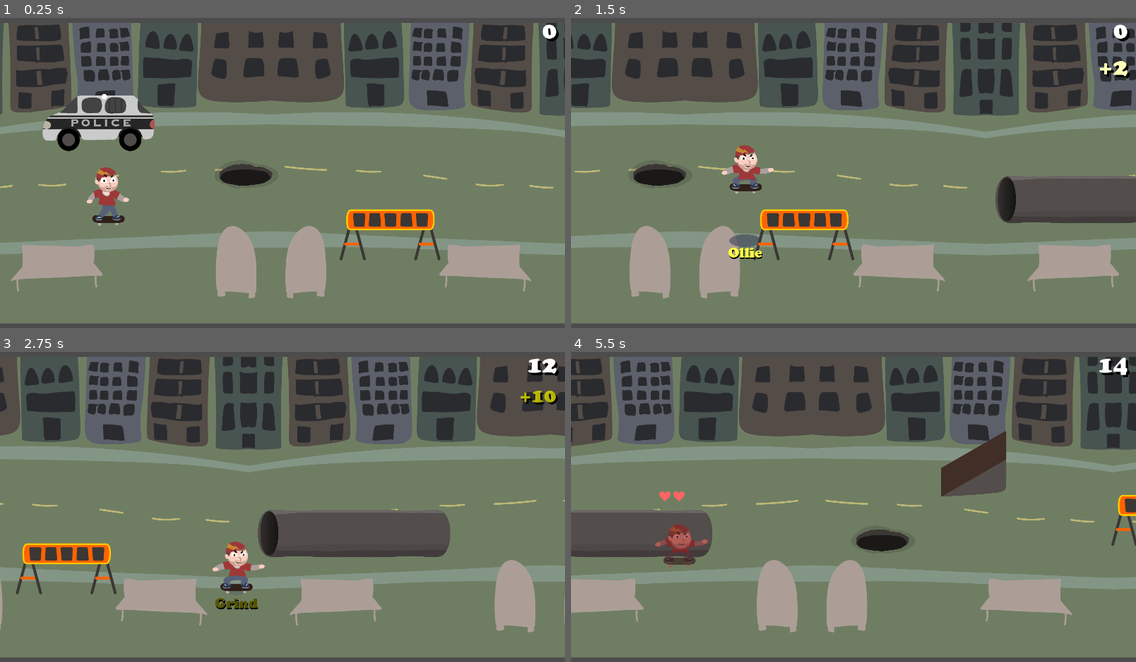
Above: before the commit, frames 1-4 (two rows, left to right).
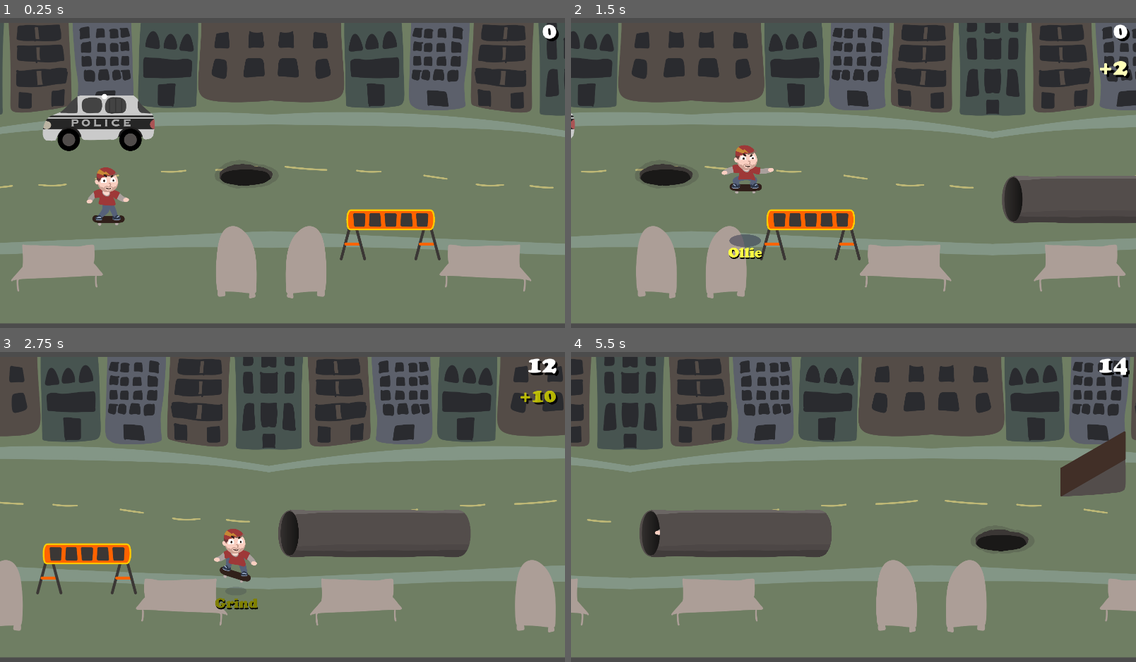
Above: after the commit, the same moments.

Repository: proximadams/The-Radical-Adventures-of-Chris-Pointon
Game: Godot game, scene res://scenes/Level.tscn
The game is run twice, just before and just after one commit, with the same random seed, the same clock (stepped at 60 frames per second) and the same inputs.
Inputs:
- Up to frame 1 (0.25 s): no input
- Up to frame 2 (1.5 s): hold D (move_right) 0.53-1.28 s; hold Down (shift_crouch) 0.53-1.28 s; tap Up (shift_jump) at 0.77 s; hold S (move_down) from 1.28 s (still down); tap Down (shift_crouch) at 1.35 s
- Up to frame 3 (2.75 s): tap Up (shift_jump) at 1.52 s; release S (move_down) at 2.03 s; hold D (move_right) from 2.03 s (still down); hold Down (shift_crouch) from 2.03 s (still down)
- Up to frame 4 (5.5 s): release D (move_right) at 2.78 s; release Down (shift_crouch) at 2.78 s; hold W (move_up) 2.78-3.53 s; tap Down (shift_crouch) at 2.85, 4.35 s; tap Up (shift_jump) at 3.02, 3.77, 4.52 s; hold Down (shift_crouch) 3.53-4.28 s; hold A (move_left) 3.53-5.03 s; hold S (move_down) from 5.03 s (still down); hold Down (shift_crouch) from 5.03 s (still down)

The runs differ from the first frame. In frame 1, 0.3% of the frame differs, in the area x 6-93%, y 1-91%; in frame 2, 14%; in frame 3, 24%; in frame 4, 44%, in the area x 0-100%, y 1-91%.

Commit message:
max speed of environment increases

Diff:
--- a/code/Environment.gd
+++ b/code/Environment.gd
@@ -1,14 +1,20 @@
 extends Node2D
 
-const INCREASE_SPEED    := 0.1
-const MAX_SPEED         := 10.0# TODO should speed up by doing tricks
-const MIN_SPEED         := 0.9
-const REDUCE_SPEED_MULT := 0.75
+const BASE_MAX_SPEED             := 2.0
+const RATE_INCREASE_PLAYER_SPEED := 0.1
+const RATE_INCREASE_MAX_SPEED    := 0.003
+const MIN_SPEED                  := 0.9
+const REDUCE_SPEED_MULT          := 0.5
+
+var maxSpeed: float = 2.0
 
 onready var anim: AnimationPlayer = $AnimationPlayer
 
 func _process(delta: float) -> void:
-	anim.playback_speed = min(MAX_SPEED, anim.playback_speed + delta * INCREASE_SPEED)
+	anim.playback_speed = min(maxSpeed, anim.playback_speed + delta * RATE_INCREASE_PLAYER_SPEED)
 
 func slow_down() -> void:
 	anim.playback_speed = max(MIN_SPEED, anim.playback_speed * REDUCE_SPEED_MULT)
+
+func increase_max_speed(points: int) -> void:
+	maxSpeed += points * RATE_INCREASE_MAX_SPEED
--- a/code/Level.gd
+++ b/code/Level.gd
@@ -1,5 +1,12 @@
 extends Node2D
+
+onready var environment : Node2D = $Environment
+onready var score       : Control = $CanvasLayer/Score
 
 func _ready():
 	var _res = $Player.connect('environment_slow_down', $Environment, 'slow_down')
-	_res = $Player.connect('show_new_points', $CanvasLayer/Score, 'show_new_points')
+	_res = $Player.connect('show_new_points', self, '_increase_points')
+
+func _increase_points(points: int) -> void:
+	environment.increase_max_speed(points)
+	score.show_new_points(points)
--- a/images/other/heart_black.svg
+++ /dev/null
@@ -1 +0,0 @@
-<svg xmlns="http://www.w3.org/2000/svg" height="100px" viewBox="0 -960 960 960" width="100px" fill="#000000"><path d="m480-172-25-24q-103-95-169-161.5t-104-116q-38-49.5-52-89T116-641q0-75 52-127t128-52q51 0 98.5 28.5T480-707q39-56 85.5-84.5T664-820q76 0 128 52t52 127q0 39-14 78.5t-52 89q-38 49.5-104 116T505-196l-25 24Z"/></svg>
--- a/scenes/Level.tscn
+++ b/scenes/Level.tscn
@@ -356,10 +356,10 @@
 tracks/0/imported = false
 tracks/0/enabled = true
 tracks/0/keys = {
-"times": PoolRealArray( 0, 0.1, 0.15, 0.25, 0.3, 0.45, 0.5 ),
-"transitions": PoolRealArray( 1, 1, 1, 1, 1, 1, 1 ),
-"update": 1,
-"values": [ true, true, false, true, false, true, true ]
+"times": PoolRealArray( 0, 0.05, 0.1, 0.15, 0.25, 0.3, 0.45, 0.5 ),
+"transitions": PoolRealArray( 1, 1, 1, 1, 1, 1, 1, 1 ),
+"update": 1,
+"values": [ true, false, true, false, true, false, true, false ]
 }
 tracks/1/type = "value"
 tracks/1/path = NodePath("Health3:visible")
Not shown, removed: images/other/heart_black.svg.import
